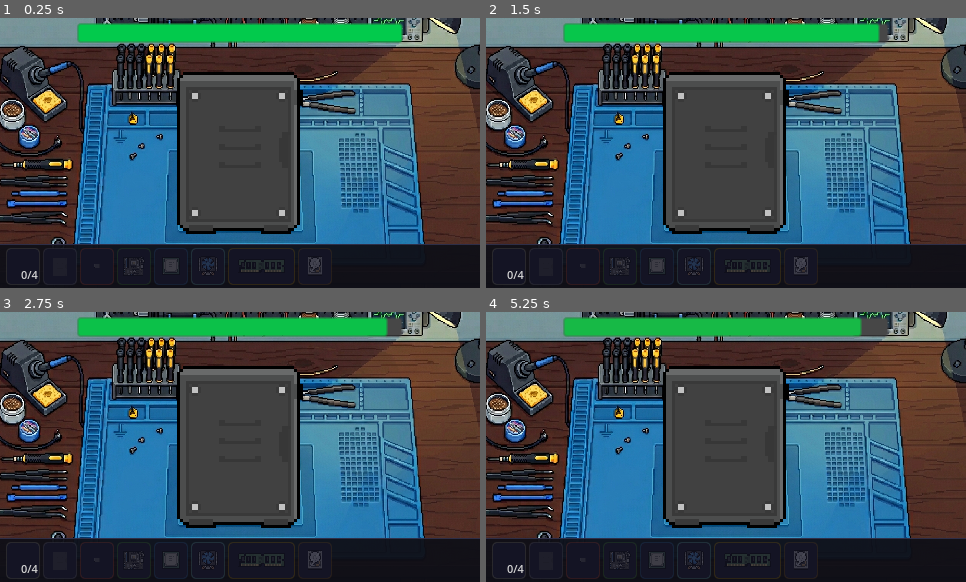
Above: before the commit, frames 1-4 (two rows, left to right).
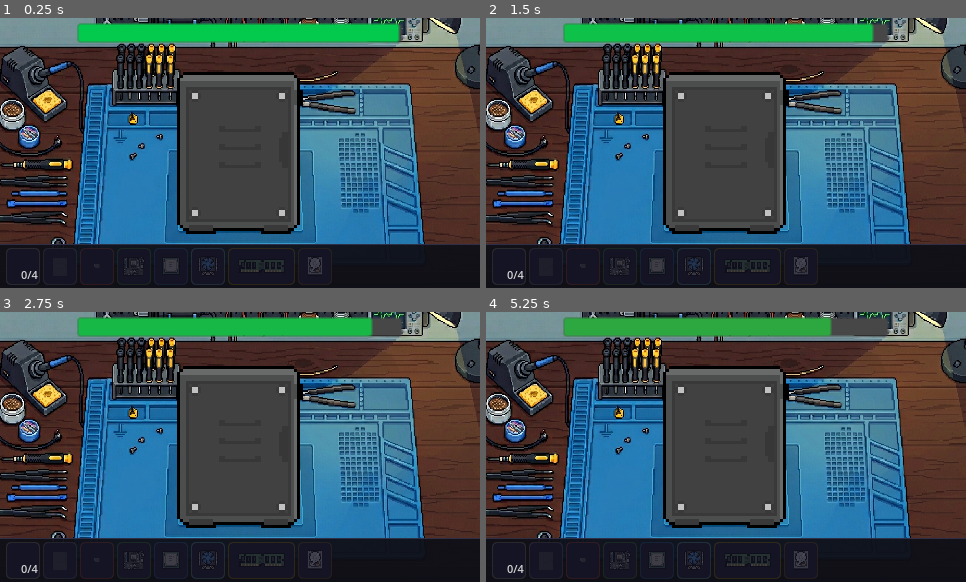
Above: after the commit, the same moments.

Repository: Raikosuu/Full-Tech-Panic_Public
Game: Godot game, scene res://scenes/minigame2_disassembly.tscn
The game is run twice, just before and just after one commit, with the same random seed, the same clock (stepped at 60 frames per second) and the same inputs. This scene is started directly instead of the project's main scene.
Inputs (mouse positions are in pixels of both pictures, inside the frame that each line leads up to):
- Up to frame 1 (0.25 s): no input
- Up to frame 2 (1.5 s): tap Enter at 0.5 s; move the mouse to (831, 139) at 0.52 s; hold D (move_right) 0.53-1.25 s; hold E (interact) 0.53-1.25 s; click (831, 139) at 0.67 s; tap Space at 1.25 s; drag from (630, 166) to (726, 147) at 1.27 s
- Up to frame 3 (2.75 s): tap Enter at 2 s; move the mouse to (288, 387) at 2.02 s; hold D (move_right) from 2.03 s (still down); hold E (interact) from 2.03 s (still down); click (288, 387) at 2.17 s
- Up to frame 4 (5.25 s): release D (move_right) at 2.75 s; release E (interact) at 2.75 s; tap Space at 2.75, 4.25 s; drag from (702, 501) to (745, 401) at 2.77 s; tap Enter at 3.5 s; move the mouse to (870, 487) at 3.52 s; hold A (move_left) 3.53-4.25 s; hold E (interact) 3.53-4.25 s; click (870, 487) at 3.67 s; drag from (582, 406) to (726, 468) at 4.27 s; move the mouse to (750, 447) at 5.02 s; hold S (move_down) from 5.03 s (still down); hold E (interact) from 5.03 s (still down); click (750, 447) at 5.17 s

The runs differ from the first frame. In frame 1, less than 0.1% of the frame differs, in the area x 82-84%, y 1-10%; in frame 2, 0.1%; in frame 3, 0.3%; in frame 4, 0.5%, in the area x 71-79%, y 1-10%.

Commit message:
disassembly game debugged

Diff:
--- a/scenes/minigame1_assembly.tscn
+++ b/scenes/minigame1_assembly.tscn
@@ -40,8 +40,7 @@
 
 [node name="Minigame1_v2" type="Node2D" unique_id=848190952]
 script = ExtResource("1_ldtce")
-completion_delay = 2.0
-time_limit = 60.0
+time_limit = 30.0
 win_screen_scene = ExtResource("2_bbmad")
 lose_screen_scene = ExtResource("3_joesv")
 timer_bar = NodePath("MinigameTimerBar")
--- a/scenes/minigame2_disassembly.tscn
+++ b/scenes/minigame2_disassembly.tscn
@@ -40,8 +40,7 @@
 
 [node name="Minigame2_Disassembly" type="Node2D" unique_id=914727271]
 script = ExtResource("1_i6ods")
-completion_delay = 2.0
-time_limit = 60.0
+time_limit = 30.0
 win_screen_scene = ExtResource("2_dis")
 lose_screen_scene = ExtResource("5_dis")
 timer_bar = NodePath("MinigameTimerBar")
--- a/scenes/npc_spawn.tscn
+++ b/scenes/npc_spawn.tscn
@@ -1,11 +1,13 @@
-[gd_scene load_steps=2 format=3 uid="uid://bvvwyojvr5lid"]
+[gd_scene format=3 uid="uid://bvvwyojvr5lid"]
 
 [ext_resource type="Script" uid="uid://blxwr2mq0xs7j" path="res://scripts/npc_spawn.gd" id="1_ath3t"]
 
-[node name="npc_spawn" type="Marker2D"]
+[node name="npc_spawn" type="Marker2D" unique_id=170822529]
 script = ExtResource("1_ath3t")
+min_wait_time = 2.0
+max_wait_time = 5.0
 
-[node name="Timer" type="Timer" parent="."]
+[node name="Timer" type="Timer" parent="." unique_id=1766164427]
 wait_time = 2.5
 autostart = true
 
--- a/scripts/disassembly_hotbar.gd
+++ b/scripts/disassembly_hotbar.gd
@@ -1,6 +1,6 @@
 # disassembly_hotbar.gd
 # A "collection bar" for disassembly — slots start empty and fill
-# as parts are removed from the PC. Read-only; no dragging out.
+# as parts are deposited into the hotbar. Read-only; no dragging out.
 extends CanvasLayer
 
 @export var part_types:  Array[String] = []
@@ -29,7 +29,11 @@
 var _screw_total:  int = 0
 var _screw_count:  int = 0
 
+# Highlight shown when a draggable part hovers over the hotbar
+var _highlight_active: bool = false
+
 @onready var _slot_container: HBoxContainer = $Panel/MarginContainer/HBoxContainer/Slots
+@onready var _panel: Control = $Panel
 
 func _ready() -> void:
 	_validate_exports()
@@ -55,7 +59,6 @@
 		var icon_size := _icon_display_size(i, ptype == "RAM")
 		var slot_w    := int(icon_size.x) + 8
 
-		# ── Slot panel ──────────────────────────────────────────────────────
 		var slot := PanelContainer.new()
 		slot.custom_minimum_size   = Vector2(slot_w, SLOT_HEIGHT)
 		slot.size_flags_horizontal = Control.SIZE_SHRINK_CENTER
@@ -64,7 +67,7 @@
 
 		var slot_bg := StyleBoxFlat.new()
 		slot_bg.bg_color     = Color(0.08, 0.08, 0.14, 1.0)
-		slot_bg.border_color = acc_col * 0.4        # dim — not yet collected
+		slot_bg.border_color = acc_col * 0.4
 		slot_bg.set_border_width_all(1)
 		slot_bg.set_corner_radius_all(4)
 		slot_bg.set_content_margin_all(2)
@@ -72,7 +75,6 @@
 		_slot_container.add_child(slot)
 		_slot_panels.append(slot)
 
-		# ── Icon ────────────────────────────────────────────────────────────
 		var center := CenterContainer.new()
 		center.size_flags_horizontal = Control.SIZE_EXPAND_FILL
 		center.size_flags_vertical   = Control.SIZE_EXPAND_FILL
@@ -85,11 +87,10 @@
 		icon.stretch_mode        = TextureRect.STRETCH_KEEP_ASPECT_CENTERED
 		icon.custom_minimum_size = icon_size
 		icon.mouse_filter        = Control.MOUSE_FILTER_IGNORE
-		icon.modulate.a          = 0.25             # greyed — not collected
+		icon.modulate.a          = 0.25
 		center.add_child(icon)
 		_set_icon_texture(icon, i)
 
-		# ── Checkmark badge ─────────────────────────────────────────────────
 		var overlay := Control.new()
 		overlay.mouse_filter = Control.MOUSE_FILTER_IGNORE
 		overlay.set_anchors_and_offsets_preset(Control.PRESET_FULL_RECT)
@@ -104,9 +105,82 @@
 		check.vertical_alignment   = VERTICAL_ALIGNMENT_BOTTOM
 		check.add_theme_font_size_override("font_size", BADGE_SIZE)
 		check.add_theme_color_override("font_color", acc_col.lightened(0.3))
-		check.text                 = ""             # filled on collect
+		check.text                 = ""
 		overlay.add_child(check)
 		_check_labels.append(check)
+
+# ── Drop zone: consume a dragged part when released over the hotbar ────────
+func _input(event: InputEvent) -> void:
+	if not GameState.drag_active:
+		_set_highlight(false)
+		return
+
+	var screen_pos := Vector2.ZERO
+	var is_release := false
+
+	if event is InputEventMouseButton and event.button_index == MOUSE_BUTTON_LEFT:
+		screen_pos = event.position
+		is_release = not event.pressed
+	elif event is InputEventMouseMotion:
+		screen_pos = event.position
+	elif event is InputEventScreenTouch:
+		screen_pos = event.position
+		is_release = not event.pressed
+	elif event is InputEventScreenDrag:
+		screen_pos = event.position
+
+	if screen_pos == Vector2.ZERO and not is_release:
+		return
+
+	var over_hotbar := _panel_rect().has_point(screen_pos)
+	_set_highlight(over_hotbar)
+
+	if is_release and over_hotbar:
+		_try_deposit(screen_pos)
+
+func _panel_rect() -> Rect2:
+	# _panel is a CanvasLayer child so its global_position is in screen space
+	return Rect2(_panel.global_position, _panel.size)
+
+func _try_deposit(_screen_pos: Vector2) -> void:
+	# Walk the minigame tree to find the currently grabbed part
+	var minigame := get_parent()
+	var grabbed := _find_grabbed(minigame)
+	if grabbed == null:
+		return
+
+	var ptype: String = grabbed.get("component_type") if "component_type" in grabbed else ""
+
+	# Tell the part to release cleanly (clears GameState.drag_active, signals, etc.)
+	if grabbed.has_method("_release"):
+		grabbed._release()
+
+	# Remove it from the scene
+	grabbed.queue_free()
+
+	# Count it
+	collect(ptype)
+
+	# Notify the minigame so _check_completion() runs
+	var mg = get_parent()
+	if mg.has_method("_on_part_deposited"):
+		mg._on_part_deposited(ptype)
+
+func _find_grabbed(node: Node) -> Node:
+	for child in node.get_children():
+		if "is_grabbed" in child and child.is_grabbed:
+			return child
+		var found := _find_grabbed(child)
+		if found:
+			return found
+	return null
+
+func _set_highlight(on: bool) -> void:
+	if on == _highlight_active:
+		return
+	_highlight_active = on
+	# Tint the whole panel slightly to give drop feedback
+	_panel.modulate = Color(1.2, 1.4, 1.2, 1.0) if on else Color(1, 1, 1, 1)
 
 # ── Called by the minigame when a part is removed ─────────────────────────
 func collect(part_type: String) -> void:
@@ -124,7 +198,6 @@
 	_screw_total = total
 	_refresh_screw_badge()
 
-# ── Internal refresh ──────────────────────────────────────────────────────
 func _refresh_slot(i: int) -> void:
 	var ptype   := part_types[i]
 	var acc_col = TYPE_COLORS.get(ptype, Color(0.35, 0.35, 0.35))
@@ -142,7 +215,6 @@
 	_check_labels[i].text = "✓" if done else ""
 
 func _refresh_screw_badge() -> void:
-	# Find the SCREW slot index
 	for i in part_types.size():
 		if part_types[i] == "SCREW":
 			var done := (_screw_count >= _screw_total and _screw_total > 0)
@@ -157,7 +229,6 @@
 			_check_labels[i].text = "%d/%d" % [_screw_count, _screw_total]
 			return
 
-# ── Icon helpers (mirrors hotbar_ui.gd logic) ─────────────────────────────
 func _icon_display_size(i: int, use_aspect: bool = false) -> Vector2:
 	if not use_aspect:
 		return Vector2(ICON_HEIGHT, ICON_HEIGHT)
--- a/scripts/minigame_2_disassembly.gd
+++ b/scripts/minigame_2_disassembly.gd
@@ -111,9 +111,11 @@
 		if slot_type not in _removed_parts:
 			_removed_parts.append(slot_type)
 			print("Removed: %s  (%d / %d)" % [slot_type, _removed_parts.size(), REQUIRED_REMOVALS.size()])
-	if _hotbar and _hotbar.has_method("collect"):
-		_hotbar.collect(slot_type)
+	# ← removed the collect() call; hotbar handles it on deposit
 
+# Called by the hotbar after a part is physically deposited
+func _on_part_deposited(slot_type: String) -> void:
+	_on_part_removed(slot_type)
 	try_complete()
 
 func _check_completion() -> bool:
